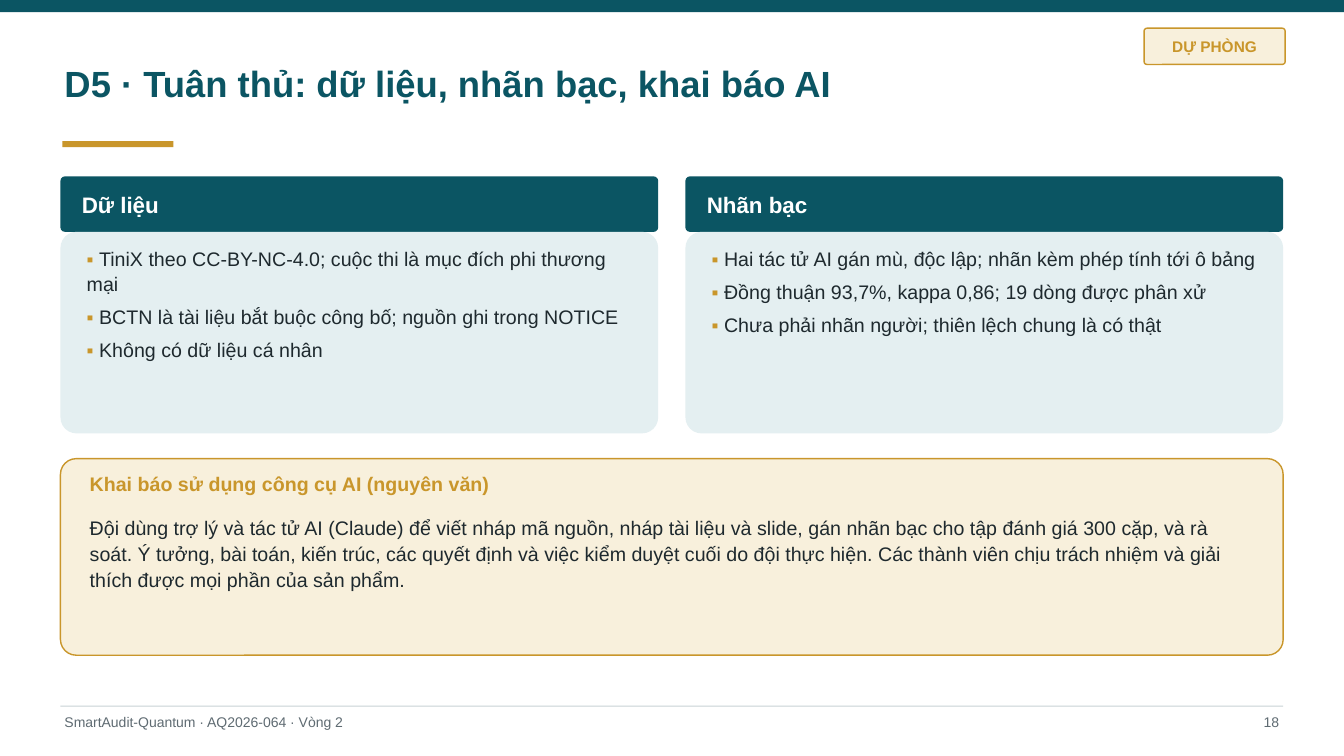
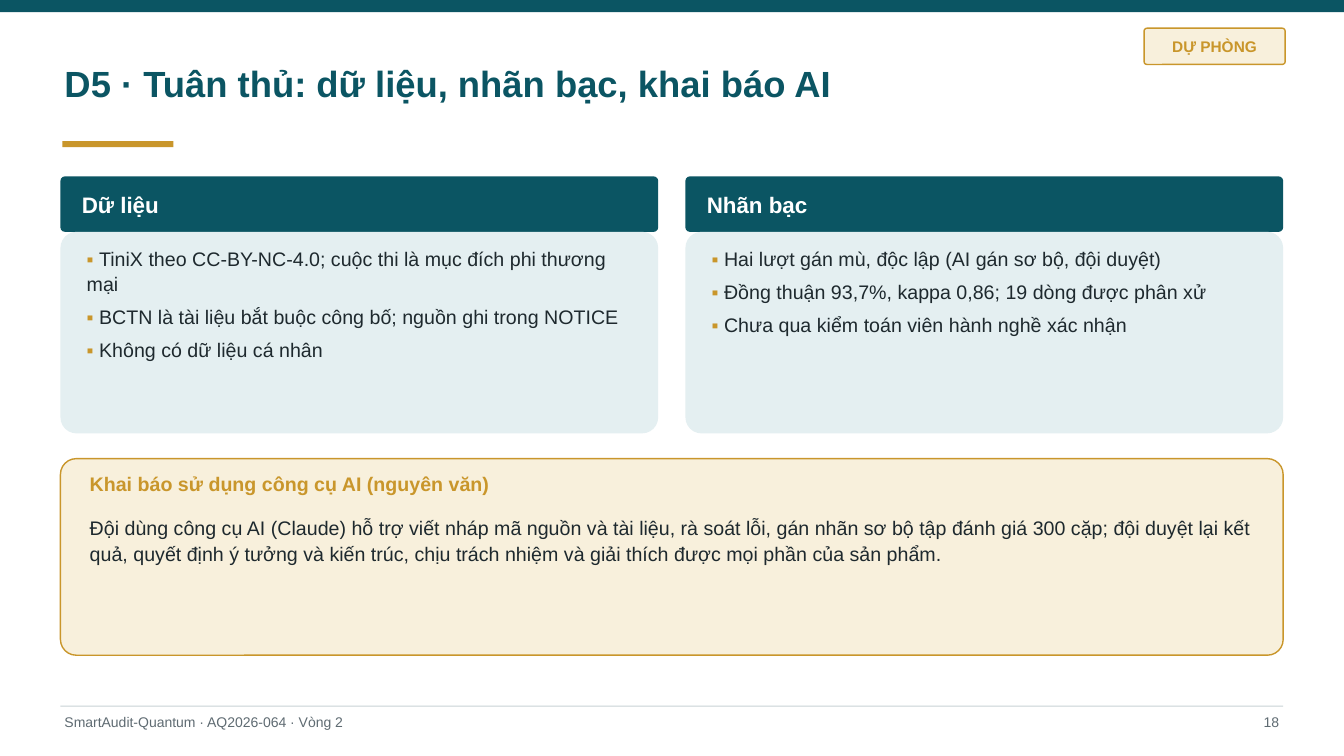
Before and after one commit to hungnv-2811/aiquantum, a slide deck: slide 18 of deliverables/AQ2026-R2-AQ2026-064-Slide.pptx. Drawn at 1344x756 pixels with LibreOffice and Linux fonts; fonts in the diff are those of the drawing. Boxes give left, top, right and bottom in pixels: in the first picture for what was removed or moved away, otherwise in the second. Text is boxed around its words. In the diff, an @@ line names an element or a change of style, - is before the commit and + after.

```diff
--- a/deliverables/AQ2026-R2-AQ2026-064-Slide.pptx
+++ b/deliverables/AQ2026-R2-AQ2026-064-Slide.pptx
@@ text at (724, 251, 1206, 303): text changed @@
-▪ Chưa phải nhãn người; thiên lệch chung là có thật
+▪ Chưa qua kiểm toán viên hành nghề xác nhận
@@ text at (724, 251, 1161, 270): text changed @@
-▪ Hai tác tử AI gán mù, độc lập; nhãn kèm phép tính tới ô bảng
+▪ Hai lượt gán mù, độc lập (AI gán sơ bộ, đội duyệt)
@@ text at (90, 520, 1250, 565): text changed @@
-Đội dùng trợ lý và tác tử AI (Claude) để viết nháp mã nguồn, nháp tài liệu và slide, gán nhãn bạc cho tập đánh giá 300 cặp, và rà soát. Ý tưởng, bài toán, kiến trúc, các quyết định và việc kiểm duyệt cuối do đội thực hiện. Các thành viên chịu trách nhiệm và giải thích được mọi phần của sản phẩm.
+Đội dùng công cụ AI (Claude) hỗ trợ viết nháp mã nguồn và tài liệu, rà soát lỗi, gán nhãn sơ bộ tập đánh giá 300 cặp; đội duyệt lại kết quả, quyết định ý tưởng và kiến trúc, chịu trách nhiệm và giải thích được mọi phần của sản phẩm.
```
Also in this commit, not shown: 7 other slides changed, 17 other files.
